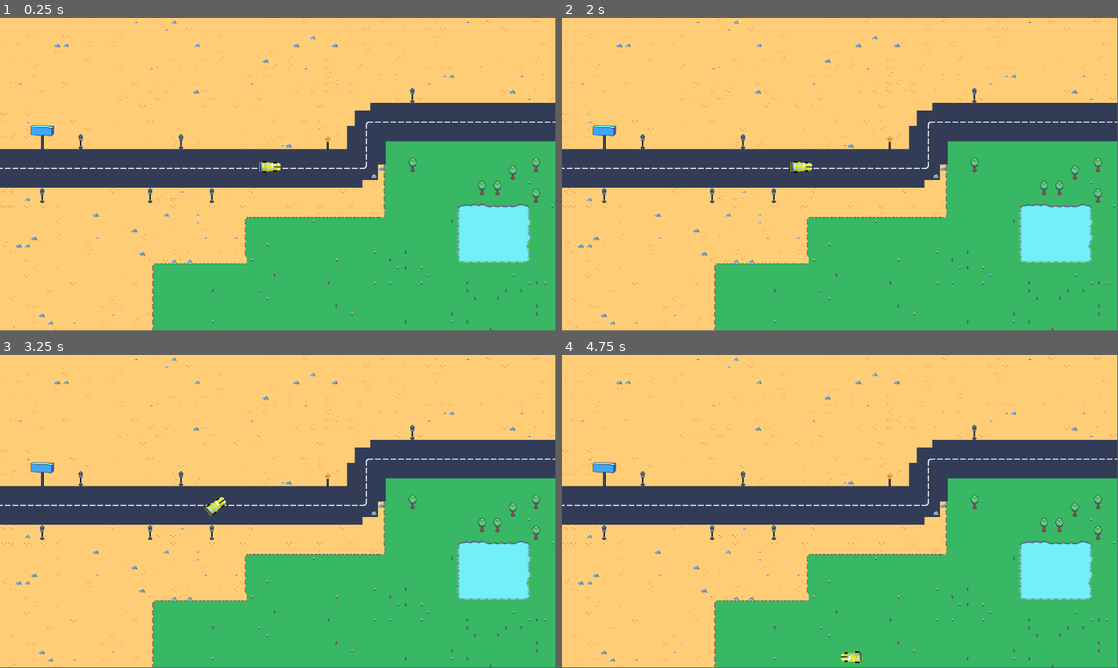
Above: before the commit, frames 1-4 (two rows, left to right).
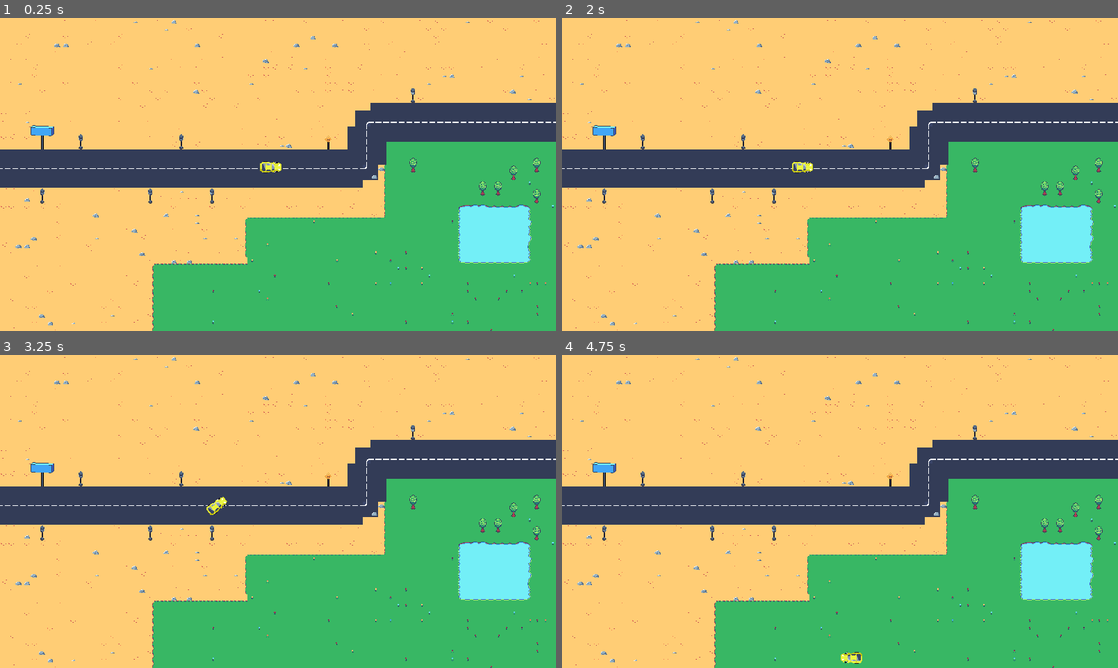
Above: after the commit, the same moments.

Repository: pgawle/driveoutnazis
Game: Godot game, scene res://drive_out_nazis.tscn
The game is run twice, just before and just after one commit, with the same random seed, the same clock (stepped at 60 frames per second) and the same inputs.
Inputs:
- Up to frame 1 (0.25 s): no input
- Up to frame 2 (2 s): tap Enter at 0.5 s; hold Right (right) 0.53-1.28 s; tap Space at 1.25 s; hold Down (down) from 1.28 s (still down)
- Up to frame 3 (3.25 s): release Down (down) at 2.03 s; hold Right (right) 2.03-2.78 s; hold Up (up) from 2.78 s (still down)
- Up to frame 4 (4.75 s): release Up (up) at 3.53 s; hold Left (left) from 3.53 s (still down)
The window is 799x449 before the commit and 800x450 after it. Grey fills any space a smaller window leaves; there, only what the larger window draws over its background counts as a difference.

The runs differ from the first frame. In frame 1, 2.2% of the frame differs, in the area x 0-100%, y 0-100%; in frame 2, 2.2%; in frame 3, 2.3%; in frame 4, 2.3%.

Commit message:
wheel animation and cotrol

Diff:
--- a/Actors/PlayerCar/PlayerCar.tscn
+++ b/Actors/PlayerCar/PlayerCar.tscn
@@ -1,52 +1,99 @@
-[gd_scene load_steps=12 format=3 uid="uid://r6yj64iax6w2"]
+[gd_scene load_steps=18 format=3 uid="uid://r6yj64iax6w2"]
 
 [ext_resource type="Script" path="res://Actors/PlayerCar/player_car.gd" id="1_41c4b"]
 [ext_resource type="Texture2D" uid="uid://bhot0uju13xju" path="res://assets/bk_cars1.a.png" id="2_nx3od"]
 [ext_resource type="AudioStream" uid="uid://bvdrmnl4n47eu" path="res://assets/ford-mustang-engine-1985-78386.mp3" id="2_o7wo8"]
 [ext_resource type="Texture2D" uid="uid://dc56vtv1iwkbr" path="res://assets/car.png" id="3_djtx3"]
 [ext_resource type="Texture2D" uid="uid://b68gkooxbqv" path="res://assets/UntitledArtwork1.png" id="4_j0qhb"]
+[ext_resource type="Texture2D" uid="uid://ddrb1pvae6ada" path="res://assets/yellow-car2.png" id="5_806wr"]
+[ext_resource type="Texture2D" uid="uid://3wd3s032e75w" path="res://assets/Wheel.png" id="5_f3p3n"]
 
-[sub_resource type="AtlasTexture" id="AtlasTexture_ievb6"]
+[sub_resource type="Animation" id="Animation_u83eh"]
+length = 0.001
+tracks/0/type = "value"
+tracks/0/imported = false
+tracks/0/enabled = true
+tracks/0/path = NodePath("../FrontWheelsSprite:frame")
+tracks/0/interp = 1
+tracks/0/loop_wrap = true
+tracks/0/keys = {
+"times": PackedFloat32Array(0),
+"transitions": PackedFloat32Array(1),
+"update": 1,
+"values": [5]
+}
+
+[sub_resource type="Animation" id="Animation_4gmln"]
+resource_name = "drive"
+length = 0.2
+loop_mode = 1
+tracks/0/type = "value"
+tracks/0/imported = false
+tracks/0/enabled = true
+tracks/0/path = NodePath("../FrontWheelsSprite:frame")
+tracks/0/interp = 1
+tracks/0/loop_wrap = true
+tracks/0/keys = {
+"times": PackedFloat32Array(0, 0.0333333, 0.0666667, 0.1, 0.133333),
+"transitions": PackedFloat32Array(1, 1, 1, 1, 1),
+"update": 1,
+"values": [0, 1, 2, 3, 4]
+}
+
+[sub_resource type="AnimationLibrary" id="AnimationLibrary_rw28k"]
+_data = {
+"RESET": SubResource("Animation_u83eh"),
+"drive": SubResource("Animation_4gmln")
+}
+
+[sub_resource type="AtlasTexture" id="AtlasTexture_ft7fp"]
 atlas = ExtResource("4_j0qhb")
-region = Rect2(0, 0, 16, 32)
+region = Rect2(0, 0, 20, 34)
 
-[sub_resource type="AtlasTexture" id="AtlasTexture_v4s1s"]
+[sub_resource type="AtlasTexture" id="AtlasTexture_u2w05"]
 atlas = ExtResource("4_j0qhb")
-region = Rect2(18, 0, 16, 32)
+region = Rect2(20, 0, 20, 34)
 
-[sub_resource type="AtlasTexture" id="AtlasTexture_n7on6"]
+[sub_resource type="AtlasTexture" id="AtlasTexture_f0eq5"]
 atlas = ExtResource("4_j0qhb")
-region = Rect2(36, 0, 16, 32)
+region = Rect2(40, 0, 20, 34)
 
-[sub_resource type="AtlasTexture" id="AtlasTexture_2miq0"]
+[sub_resource type="AtlasTexture" id="AtlasTexture_7xd4s"]
 atlas = ExtResource("4_j0qhb")
-region = Rect2(0, 34, 16, 32)
+region = Rect2(60, 0, 20, 34)
 
-[sub_resource type="AtlasTexture" id="AtlasTexture_jgdfg"]
+[sub_resource type="AtlasTexture" id="AtlasTexture_bkrao"]
 atlas = ExtResource("4_j0qhb")
-region = Rect2(18, 34, 16, 32)
+region = Rect2(80, 0, 20, 34)
+
+[sub_resource type="AtlasTexture" id="AtlasTexture_0uywl"]
+atlas = ExtResource("4_j0qhb")
+region = Rect2(100, 0, 20, 34)
 
 [sub_resource type="SpriteFrames" id="SpriteFrames_nrek7"]
 animations = [{
 "frames": [{
 "duration": 1.0,
-"texture": SubResource("AtlasTexture_ievb6")
+"texture": SubResource("AtlasTexture_ft7fp")
 }, {
 "duration": 1.0,
-"texture": SubResource("AtlasTexture_v4s1s")
+"texture": SubResource("AtlasTexture_u2w05")
 }, {
 "duration": 1.0,
-"texture": SubResource("AtlasTexture_n7on6")
+"texture": SubResource("AtlasTexture_f0eq5")
 }, {
 "duration": 1.0,
-"texture": SubResource("AtlasTexture_2miq0")
+"texture": SubResource("AtlasTexture_7xd4s")
 }, {
 "duration": 1.0,
-"texture": SubResource("AtlasTexture_jgdfg")
+"texture": SubResource("AtlasTexture_bkrao")
+}, {
+"duration": 1.0,
+"texture": SubResource("AtlasTexture_0uywl")
 }],
 "loop": true,
 "name": &"new_animation",
-"speed": 30.0
+"speed": 5.0
 }]
 
 [node name="PlayerCar" type="CharacterBody2D"]
@@ -54,6 +101,7 @@
 rotation = 1.5708
 script = ExtResource("1_41c4b")
 scale_rate_y = 0.02
+wheeel_skew = 5.0
 metadata/_edit_group_ = true
 
 [node name="start_engine" type="AudioStreamPlayer2D" parent="."]
@@ -77,8 +125,27 @@
 wait_time = 0.025
 autostart = true
 
+[node name="WheelAnimation" type="AnimationPlayer" parent="."]
+root_node = NodePath("../CarAnimation")
+libraries = {
+"": SubResource("AnimationLibrary_rw28k")
+}
+speed_scale = 1.5
+
+[node name="FrontWheelsSprite" type="Sprite2D" parent="."]
+position = Vector2(8, -6.10352e-05)
+rotation = 1.5708
+texture = ExtResource("5_f3p3n")
+hframes = 6
+frame = 5
+
+[node name="Sprite2D3" type="Sprite2D" parent="."]
+position = Vector2(1, 0)
+rotation = 1.5708
+texture = ExtResource("5_806wr")
+
 [node name="CarAnimation" type="AnimatedSprite2D" parent="."]
+visible = false
 rotation = 1.5708
 sprite_frames = SubResource("SpriteFrames_nrek7")
 animation = &"new_animation"
-frame_progress = 0.854551
--- a/Actors/PlayerCar/player_car.gd
+++ b/Actors/PlayerCar/player_car.gd
@@ -22,7 +22,7 @@
 @export var scale_rate_y: float=0.03
 @export var scale_up = false
 
-
+@export var wheeel_skew :float= 3
 
 
 
@@ -32,10 +32,11 @@
 @onready var screen_size = get_viewport_rect().size
 @onready var idle_animation = $IdleAnimTimer
 @onready var car_animation = $CarAnimation
-
+@onready var front_wheel_animation = $WheelAnimation
+@onready var front_wheel_sprite = $FrontWheelsSprite
 func _ready() -> void:
 	idle_animation.timeout.connect(idle_scale)
-	car_animation.play()
+
 
 
 func _physics_process(delta):
@@ -47,8 +48,28 @@
 
 	var steering = calculate_steering(delta,input["steer_direction"])
 
+	#print(input["steer_direction"])
+	#front_twheel_sprite.skew = wheeel_skew
+
+
+
+	if input["steer_direction"] > 0:
+		front_wheel_sprite.skew = wheeel_skew * 0.1
+	elif input["steer_direction"] < 0:
+		front_wheel_sprite.skew = - wheeel_skew * 0.1
+	else:
+		front_wheel_sprite.skew = 0
+
+
 	velocity = steering["velocity"]
 	rotation = steering["rotation"]
+
+	if(velocity != Vector2.ZERO):
+		front_wheel_animation.play("drive")
+	else:
+		front_wheel_animation.pause()
+
+
 
 	move_and_slide()
 	# wrap character position (show player on the other size of screen)
--- a/project.godot
+++ b/project.godot
@@ -14,6 +14,10 @@
 run/main_scene="res://drive_out_nazis.tscn"
 config/features=PackedStringArray("4.3", "GL Compatibility")
 config/icon="res://icon.svg"
+
+[display]
+
+window/stretch/mode="canvas_items"
 
 [file_customization]
 
Not shown, added: Build/index.apple-touch-icon.png.import
Not shown, added: Build/index.icon.png.import
Not shown, added: Build/index.png.import
Binary file changed: assets/UntitledArtwork1.png
Binary file added: assets/Wheel.png
Not shown, added: assets/Wheel.png.import
Binary file added: assets/yellow-car2.png
Not shown, added: assets/yellow-car2.png.import
Not shown, changed: README.md
